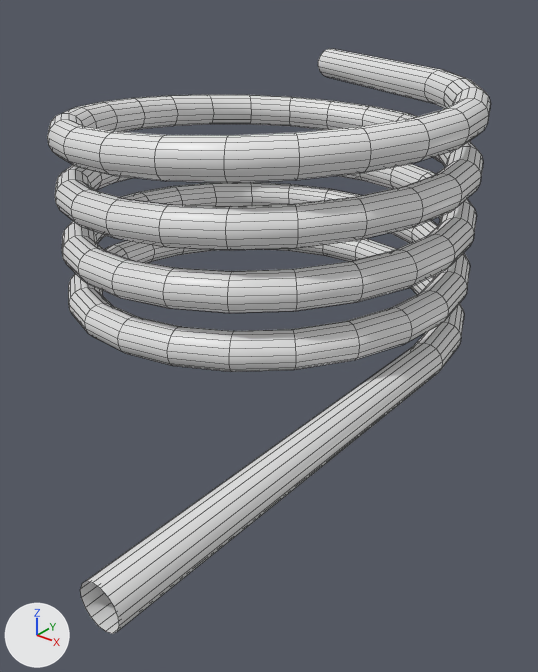
A saved change to the FBX model Assets/Models/coil_full.fbx.
The view is the same before and after, from a 50 mm camera at (0.284, -0.352, 0.32) aimed at (0.038, -0.045, 0.129). The axes (+X, +Y, +Z) are drawn at lower left. The lights are the same throughout. Mesh edges are drawn as thin lines. Where no turn or scale is listed for an object, it has been applied to the vertices.

Before the edit, the objects in view are built like this:
```python
me_cube_057 = bpy.data.meshes.new('Cube.057')
me_cube_057.from_pydata(...)  # 1648 vertices, 1632 faces; spans x -0.126..0.127, y -0.239..0.163, z 0.111..0.268
me_cube_057.materials.append(mat_material_028)  # white #e7e7e7
ob_coil = bpy.data.objects.new('coil', me_cube_057)
ob_coil.location = (0.0, 0.0, 0.0)
```
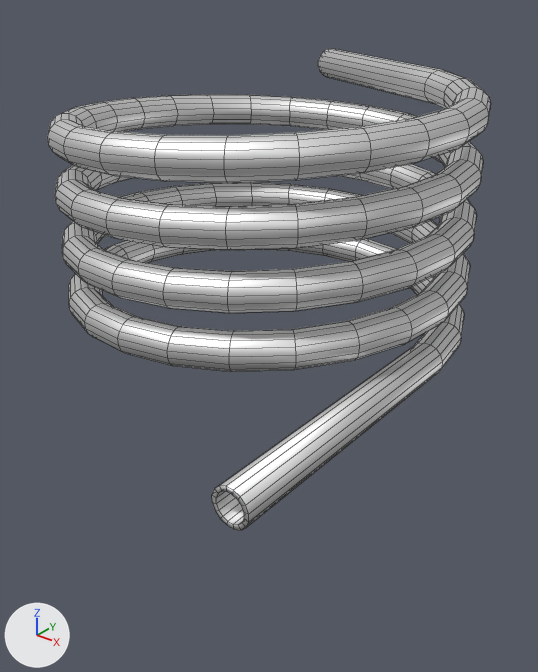
Location of each change, (x1, y1, x2, y2) in pixels of the pictures (538 x 672 px):
'coil', reshaped (18% shorter): before (47, 49, 491, 634); after (47, 49, 491, 530)
part 1 of me_cube_057, built on: before (80, 343, 442, 634); after (212, 343, 442, 530)

The change, as a diff of the scene's bpy script:
```diff
--- a/Assets/Models/coil_full.fbx.py
+++ b/Assets/Models/coil_full.fbx.py
@@ mat_material_101 @@
+mat_material_101 = principled_material('Material.101')
+mat_material_101.base_color = (0.8, 0.8, 0.8)  # white #e7e7e7
+mat_material_101.metallic = 1.0
+mat_material_101.roughness = 0.553
@@ me_cube_057 @@
 # used by ob_coil; location = (0.0, 0.0, 0.0)
-me_cube_057.from_pydata(...)  # 1648 vertices, 1632 faces; spans x -0.126..0.127, y -0.239..0.163, z 0.111..0.268
-me_cube_057.materials.append(mat_material_028)  # white #e7e7e7
+me_cube_057.from_pydata(...)  # 1712 vertices, 1698 faces; spans x -0.126..0.127, y -0.17..0.163, z 0.111..0.268
+# me_cube_057 part 1
+# 16 vertices in x 0.107..0.127, y -0.239, z 0.111..0.131 move by (0.0, 0.069, 0.0)
+# 16 vertices are added at x 0.109..0.124, y -0.17, z 0.113..0.129
+# 16 new vertices lie (0.0, 0.028, 0.0) away from vertices in x 0.109..0.124, y -0.17, z 0.113..0.129
+# 33 new faces join them
+me_cube_057.materials.append(mat_material_101)  # white #e7e7e7
```
